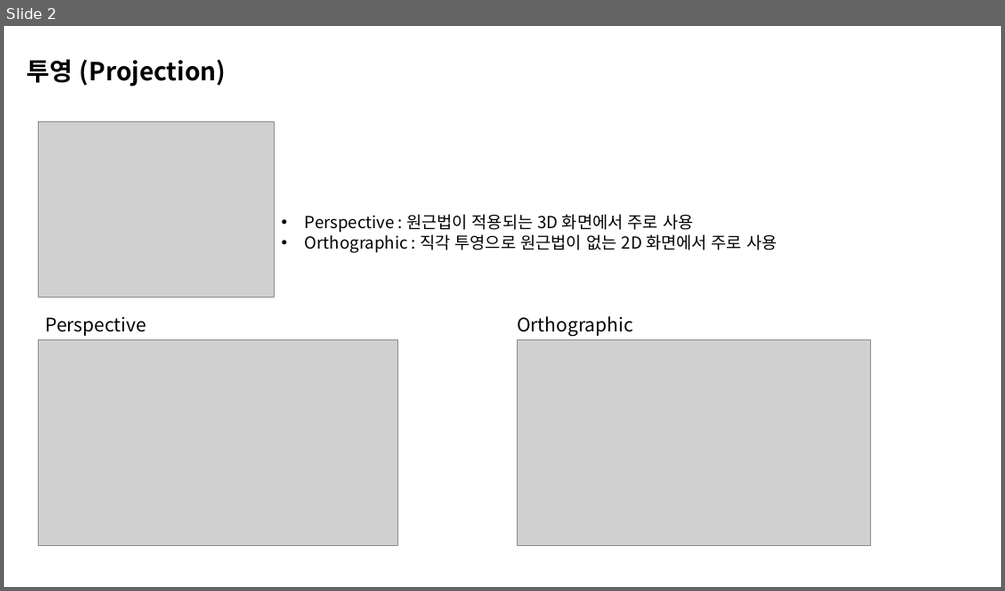
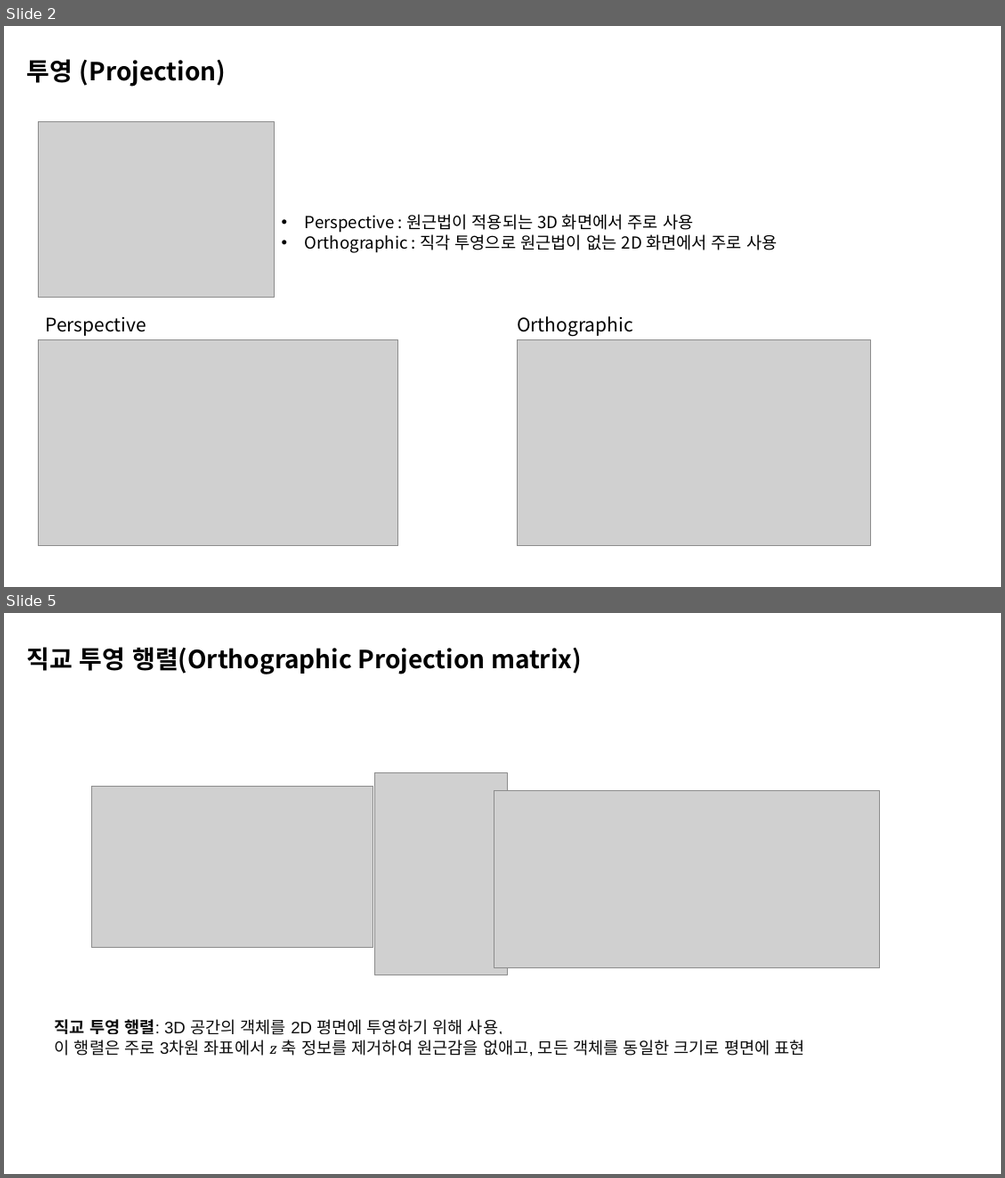
Before and after one commit to BeautyRiver/Graphics-Pipeline-Study, a slide deck: Perspective.pptx. Shown one above the other, each under a label of ours: slide 2 before the commit, slides 2 and 5 after it; the slides between them are not shown. The pictures are 1005x591 and 1005x1178 pixels, drawn with LibreOffice and Linux fonts; fonts in the diff are those of the drawing; grey boxes stand for pictures. Boxes give left, top, right and bottom in pixels: in the first picture for what was removed or moved away, otherwise in the second. Text is boxed around its words. In the diff, an @@ line names an element or a change of style, - is before the commit and + after.

```diff
--- a/Perspective.pptx
+++ b/Perspective.pptx
@@ slide 5 added at <box>4,613,1001,1174</box>, background #FFFFFF @@
@@ text added at <box>27,647,582,674</box>, 24 pt, text #000000, bold @@
+직교 투영 행렬(Orthographic Projection matrix)
@@ picture added at <box>91,787,372,948</box> @@
@@ picture added at <box>375,773,507,975</box> @@
@@ picture added at <box>494,790,880,967</box> @@
@@ text added at <box>55,1019,805,1056</box>, 16 pt, text #0D0D0D @@
+직교 투영 행렬: 3D 공간의 객체를 2D 평면에 투영하기 위해 사용,
+이 행렬은 주로 3차원 좌표에서 z 축 정보를 제거하여 원근감을 없애고, 모든 객체를 동일한 크기로 평면에 표현
```
Also in this commit, not shown: 2 slides changed, 5 other slides added, 4 slides removed.
